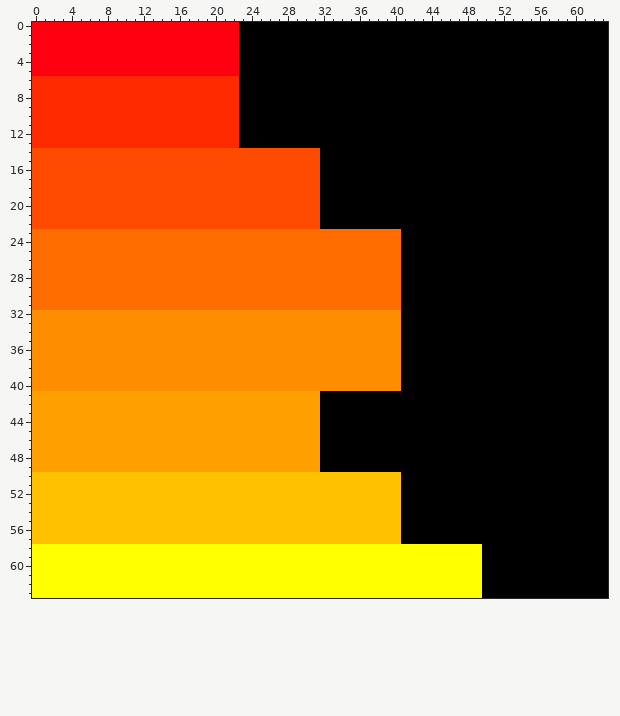
File history of a pixel-art sprite, skins/a903db1b-f28c-4664-a620-4523dd0301d3.png. That is the earlier state.
The file is 64x64 pixels. Colours within 5 levels of each other are drawn and written as one.
After the commit:
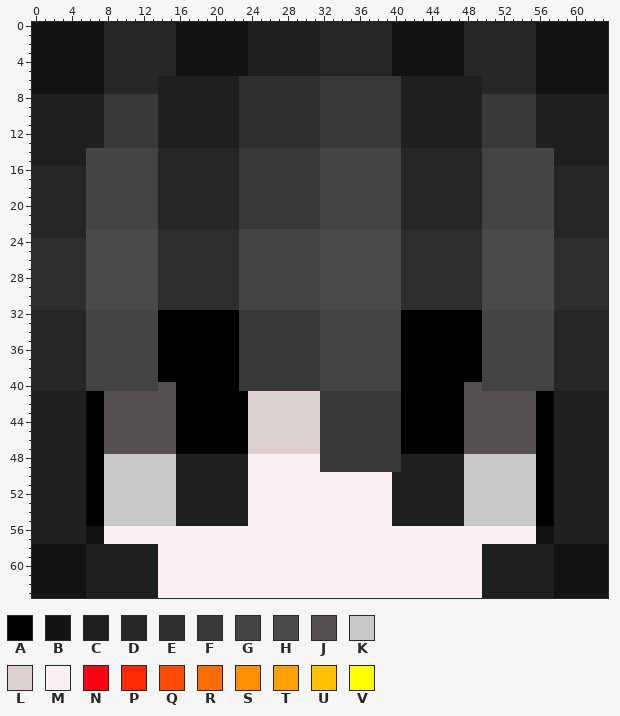
Palette (. is transparent): A #000000  B #121212  C #1f1f1f  D #262626  E #2e2e2e  F #383838  G #444444  H #4a4a4a  J #544f50  K #c8c8c8  L #dfd0d0  M #f9f1f1  N #ff0011  P #ff2a00  Q #ff4b00  R #ff6d00  S #ff8d00  T #ffa000  U #ffc100  V #ffff00
Commit: 自動上傳玩家 yuan20294 的皮膚臉部
The exact change:
Changed rows in their new state; - is an unchanged pixel.
first column x 0:
 0 BBBBBBBBDDDDDDDDBBBBBBBBCCCCCCCCDDDDDDDDBBBBBBBBDDDDDDDDBBBBBBBB
 1 BBBBBBBBDDDDDDDDBBBBBBBBCCCCCCCCDDDDDDDDBBBBBBBBDDDDDDDDBBBBBBBB
 2 BBBBBBBBDDDDDDDDBBBBBBBBCCCCCCCCDDDDDDDDBBBBBBBBDDDDDDDDBBBBBBBB
 3 BBBBBBBBDDDDDDDDBBBBBBBBCCCCCCCCDDDDDDDDBBBBBBBBDDDDDDDDBBBBBBBB
 4 BBBBBBBBDDDDDDDDBBBBBBBBCCCCCCCCDDDDDDDDBBBBBBBBDDDDDDDDBBBBBBBB
 5 BBBBBBBBDDDDDDDDBBBBBBBBCCCCCCCCDDDDDDDDBBBBBBBBDDDDDDDDBBBBBBBB
 6 BBBBBBBBDDDDDDCCCCCCCCCEEEEEEEEEFFFFFFFFFCCCCCCCCCDDDDDDBBBBBBBB
 7 BBBBBBBBDDDDDDCCCCCCCCCEEEEEEEEEFFFFFFFFFCCCCCCCCCDDDDDDBBBBBBBB
 8 CCCCCCCCFFFFFFCCCCCCCCCEEEEEEEEEFFFFFFFFFCCCCCCCCCFFFFFFCCCCCCCC
 9 CCCCCCCCFFFFFFCCCCCCCCCEEEEEEEEEFFFFFFFFFCCCCCCCCCFFFFFFCCCCCCCC
10 CCCCCCCCFFFFFFCCCCCCCCCEEEEEEEEEFFFFFFFFFCCCCCCCCCFFFFFFCCCCCCCC
11 CCCCCCCCFFFFFFCCCCCCCCCEEEEEEEEEFFFFFFFFFCCCCCCCCCFFFFFFCCCCCCCC
12 CCCCCCCCFFFFFFCCCCCCCCCEEEEEEEEEFFFFFFFFFCCCCCCCCCFFFFFFCCCCCCCC
13 CCCCCCCCFFFFFFCCCCCCCCCEEEEEEEEEFFFFFFFFFCCCCCCCCCFFFFFFCCCCCCCC
14 CCCCCCGGGGGGGGDDDDDDDDDFFFFFFFFFGGGGGGGGGDDDDDDDDDGGGGGGGGCCCCCC
15 CCCCCCGGGGGGGGDDDDDDDDDFFFFFFFFFGGGGGGGGGDDDDDDDDDGGGGGGGGCCCCCC
16 DDDDDDGGGGGGGGDDDDDDDDDFFFFFFFFFGGGGGGGGGDDDDDDDDDGGGGGGGGDDDDDD
17 DDDDDDGGGGGGGGDDDDDDDDDFFFFFFFFFGGGGGGGGGDDDDDDDDDGGGGGGGGDDDDDD
18 DDDDDDGGGGGGGGDDDDDDDDDFFFFFFFFFGGGGGGGGGDDDDDDDDDGGGGGGGGDDDDDD
19 DDDDDDGGGGGGGGDDDDDDDDDFFFFFFFFFGGGGGGGGGDDDDDDDDDGGGGGGGGDDDDDD
20 DDDDDDGGGGGGGGDDDDDDDDDFFFFFFFFFGGGGGGGGGDDDDDDDDDGGGGGGGGDDDDDD
21 DDDDDDGGGGGGGGDDDDDDDDDFFFFFFFFFGGGGGGGGGDDDDDDDDDGGGGGGGGDDDDDD
22 DDDDDDGGGGGGGGDDDDDDDDDFFFFFFFFFGGGGGGGGGDDDDDDDDDGGGGGGGGDDDDDD
23 DDDDDDHHHHHHHHEEEEEEEEEGGGGGGGGGHHHHHHHHHEEEEEEEEEHHHHHHHHDDDDDD
24 EEEEEEHHHHHHHHEEEEEEEEEGGGGGGGGGHHHHHHHHHEEEEEEEEEHHHHHHHHEEEEEE
25 EEEEEEHHHHHHHHEEEEEEEEEGGGGGGGGGHHHHHHHHHEEEEEEEEEHHHHHHHHEEEEEE
26 EEEEEEHHHHHHHHEEEEEEEEEGGGGGGGGGHHHHHHHHHEEEEEEEEEHHHHHHHHEEEEEE
27 EEEEEEHHHHHHHHEEEEEEEEEGGGGGGGGGHHHHHHHHHEEEEEEEEEHHHHHHHHEEEEEE
28 EEEEEEHHHHHHHHEEEEEEEEEGGGGGGGGGHHHHHHHHHEEEEEEEEEHHHHHHHHEEEEEE
29 EEEEEEHHHHHHHHEEEEEEEEEGGGGGGGGGHHHHHHHHHEEEEEEEEEHHHHHHHHEEEEEE
30 EEEEEEHHHHHHHHEEEEEEEEEGGGGGGGGGHHHHHHHHHEEEEEEEEEHHHHHHHHEEEEEE
31 EEEEEEHHHHHHHHEEEEEEEEEGGGGGGGGGHHHHHHHHHEEEEEEEEEHHHHHHHHEEEEEE
32 DDDDDDGGGGGGGGAAAAAAAAAFFFFFFFFFGGGGGGGGG---------GGGGGGGGDDDDDD
33 DDDDDDGGGGGGGGAAAAAAAAAFFFFFFFFFGGGGGGGGG---------GGGGGGGGDDDDDD
34 DDDDDDGGGGGGGGAAAAAAAAAFFFFFFFFFGGGGGGGGG---------GGGGGGGGDDDDDD
35 DDDDDDGGGGGGGGAAAAAAAAAFFFFFFFFFGGGGGGGGG---------GGGGGGGGDDDDDD
36 DDDDDDGGGGGGGGAAAAAAAAAFFFFFFFFFGGGGGGGGG---------GGGGGGGGDDDDDD
37 DDDDDDGGGGGGGGAAAAAAAAAFFFFFFFFFGGGGGGGGG---------GGGGGGGGDDDDDD
38 DDDDDDGGGGGGGGAAAAAAAAAFFFFFFFFFGGGGGGGGG---------GGGGGGGGDDDDDD
39 DDDDDDGGGGGGGGAAAAAAAAAFFFFFFFFFGGGGGGGGG---------GGGGGGGGDDDDDD
40 DDDDDDGGGGGGGGJJAAAAAAAFFFFFFFFFGGGGGGGGG-------JJGGGGGGGGDDDDDD
41 CCCCCCAAJJJJJJJJAAAAAAAALLLLLLLLFFFFFFFFF-------JJJJJJJJ--CCCCCC
42 CCCCCCAAJJJJJJJJAAAAAAAALLLLLLLLFFFFFFFFF-------JJJJJJJJ--CCCCCC
43 CCCCCCAAJJJJJJJJAAAAAAAALLLLLLLLFFFFFFFFF-------JJJJJJJJ--CCCCCC
44 CCCCCCAAJJJJJJJJAAAAAAAALLLLLLLLFFFFFFFFF-------JJJJJJJJ--CCCCCC
45 CCCCCCAAJJJJJJJJAAAAAAAALLLLLLLLFFFFFFFFF-------JJJJJJJJ--CCCCCC
46 CCCCCCAAJJJJJJJJAAAAAAAALLLLLLLLFFFFFFFFF-------JJJJJJJJ--CCCCCC
47 CCCCCCAAJJJJJJJJAAAAAAAALLLLLLLLFFFFFFFFF-------JJJJJJJJ--CCCCCC
48 CCCCCCAAKKKKKKKKCCCCCCCCMMMMMMMMFFFFFFFFFCCCCCCCKKKKKKKK--CCCCCC
49 CCCCCCAAKKKKKKKKCCCCCCCCMMMMMMMMFFFFFFFFFCCCCCCCKKKKKKKK--CCCCCC
50 CCCCCCAAKKKKKKKKCCCCCCCCMMMMMMMMMMMMMMMMCCCCCCCCKKKKKKKK--CCCCCC
51 CCCCCCAAKKKKKKKKCCCCCCCCMMMMMMMMMMMMMMMMCCCCCCCCKKKKKKKK--CCCCCC
52 CCCCCCAAKKKKKKKKCCCCCCCCMMMMMMMMMMMMMMMMCCCCCCCCKKKKKKKK--CCCCCC
53 CCCCCCAAKKKKKKKKCCCCCCCCMMMMMMMMMMMMMMMMCCCCCCCCKKKKKKKK--CCCCCC
54 CCCCCCAAKKKKKKKKCCCCCCCCMMMMMMMMMMMMMMMMCCCCCCCCKKKKKKKK--CCCCCC
55 CCCCCCAAKKKKKKKKCCCCCCCCMMMMMMMMMMMMMMMMCCCCCCCCKKKKKKKK--CCCCCC
56 CCCCCCBBMMMMMMMMMMMMMMMMMMMMMMMMMMMMMMMMMMMMMMMMMMMMMMMMBBCCCCCC
57 CCCCCCBBMMMMMMMMMMMMMMMMMMMMMMMMMMMMMMMMMMMMMMMMMMMMMMMMBBCCCCCC
58 BBBBBBCCCCCCCCMMMMMMMMMMMMMMMMMMMMMMMMMMMMMMMMMMMMCCCCCCCCBBBBBB
59 BBBBBBCCCCCCCCMMMMMMMMMMMMMMMMMMMMMMMMMMMMMMMMMMMMCCCCCCCCBBBBBB
60 BBBBBBCCCCCCCCMMMMMMMMMMMMMMMMMMMMMMMMMMMMMMMMMMMMCCCCCCCCBBBBBB
61 BBBBBBCCCCCCCCMMMMMMMMMMMMMMMMMMMMMMMMMMMMMMMMMMMMCCCCCCCCBBBBBB
62 BBBBBBCCCCCCCCMMMMMMMMMMMMMMMMMMMMMMMMMMMMMMMMMMMMCCCCCCCCBBBBBB
63 BBBBBBCCCCCCCCMMMMMMMMMMMMMMMMMMMMMMMMMMMMMMMMMMMMCCCCCCCCBBBBBB
